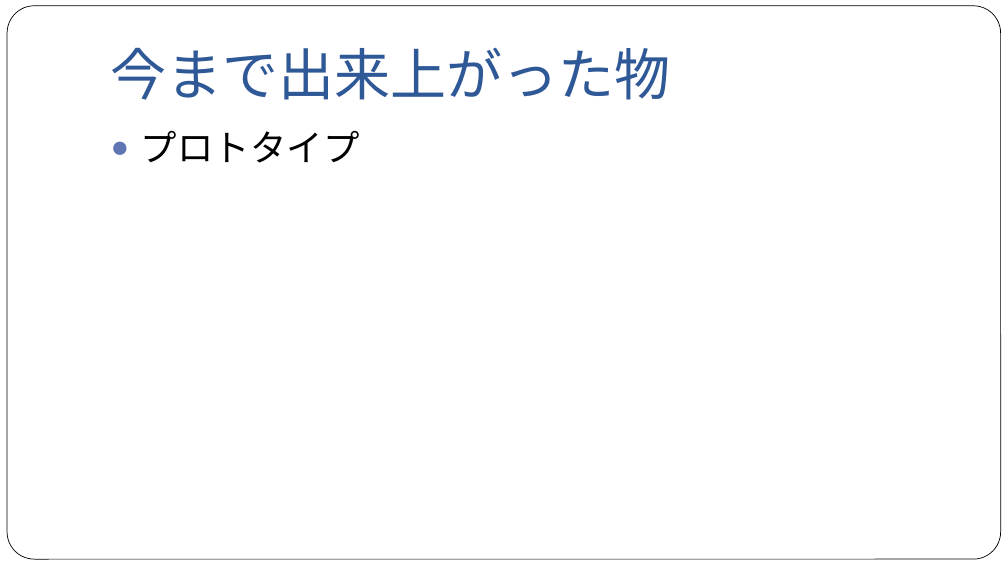
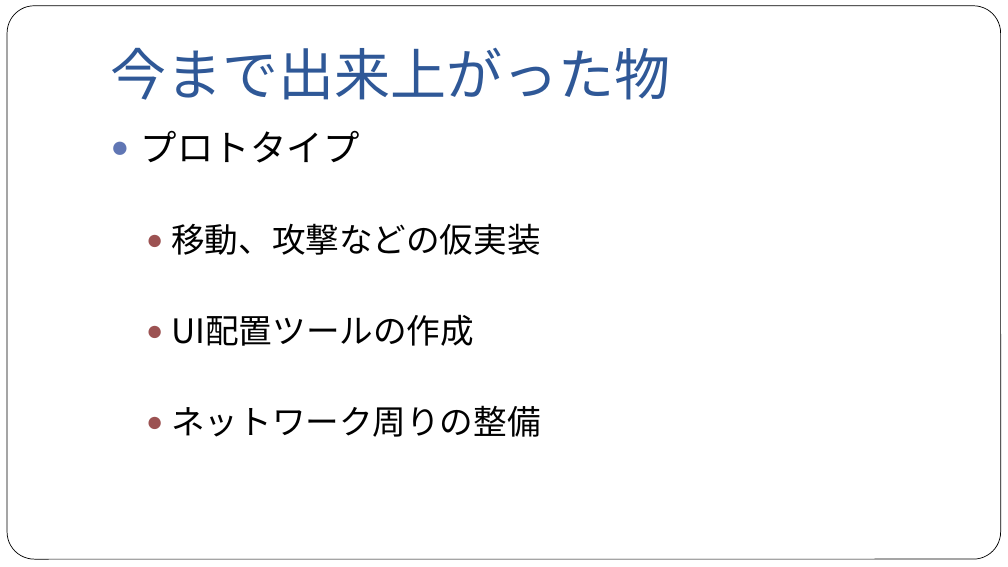
Before and after one commit to NyamLand/VSRPG, a slide deck: slide 27 of 仕様/プレゼンテーション/第一回発表.pptx (slide 21 before the commit). Drawn at 1008x567 pixels with LibreOffice and Linux fonts; fonts in the diff are those of the drawing. Boxes give left, top, right and bottom in pixels: in the first picture for what was removed or moved away, otherwise in the second. Text is boxed around its words. In the diff, an @@ line names an element or a change of style, - is before the commit and + after.

```diff
--- a/仕様/プレゼンテーション/第一回発表.pptx
+++ b/仕様/プレゼンテーション/第一回発表.pptx
@@ text at [171,223,541,437]: paragraphs added @@
+  ● 移動、攻撃などの仮実装
+  ● UI配置ツールの作成
+  ● ネットワーク周りの整備
```
Also in this commit, not shown: 13 other slides changed, 7 slides added, 1 slide removed, 12 other files.
